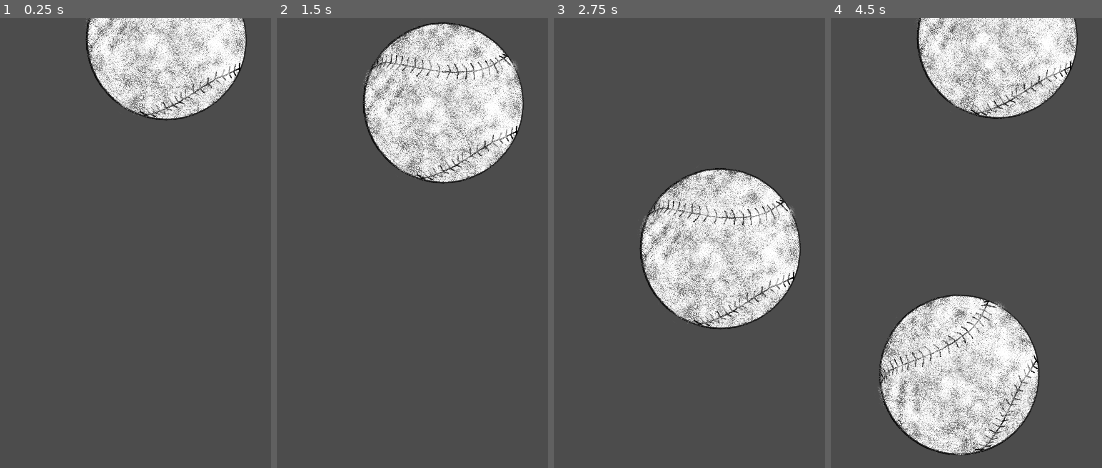
Above: before the commit, frames 1-4 (left to right).
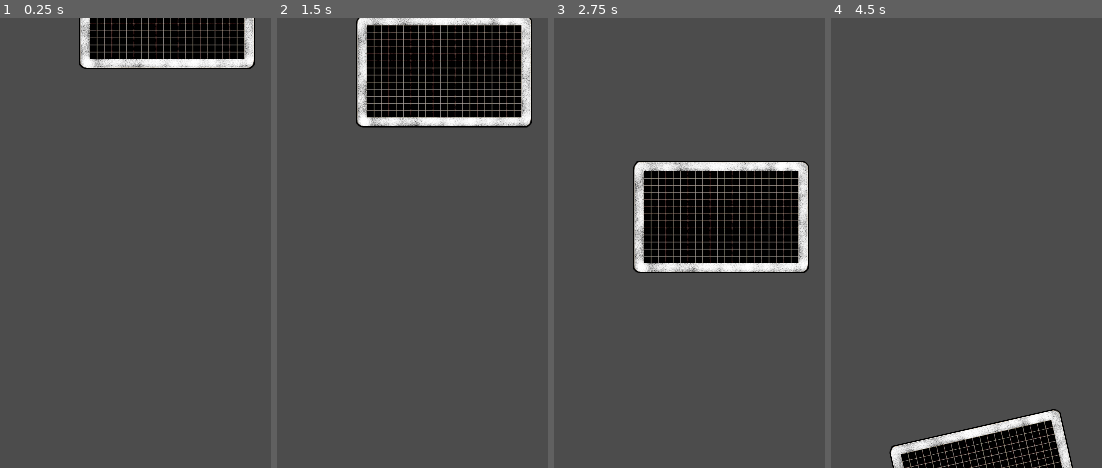
Above: after the commit, the same moments.

Repository: Giildo/game-jam-2023
Game: Godot game, scene res://main.tscn
Two runs of this game, one before a commit and one after it. Both use one fixed random seed, a clock stepped at 60 frames per second and the inputs below. The project has no main scene, so this scene is started directly. The engine's default icon, where the game draws it, is replaced by a stand-in: a white triangle on a blue panel in a dark square.
Inputs:
- Up to frame 1 (0.25 s): no input
- Up to frame 2 (1.5 s): no input
- Up to frame 3 (2.75 s): no input
- Up to frame 4 (4.5 s): no input

The runs differ from the first frame. In frame 1, 11% of the frame differs, in the area x 29-95%, y 0-23%; in frame 2, 20%; in frame 3, 20%; in frame 4, 31%, in the area x 17-92%, y 0-100%.

Commit message:
added smooth camera

Diff:
--- a/blocs/bloc.gd
+++ b/blocs/bloc.gd
@@ -20,6 +20,8 @@
 	connect("body_entered", self, "has_collision")
 
 func _integrate_forces(state):
+	applied_force = Vector2.ZERO
+	applied_torque = 0.0
 	if (controlled):
 		var velocity_h = Input.get_axis("p1_left", "p1_right")
 		var velocity_t = Input.get_axis("p1_top", "p1_bottom")
@@ -29,6 +31,7 @@
 		applied_torque = target_rotation * multi_rotate
 
 func stop_item():
+	collision_layer = 0b11
 	controlled = false
 	contact_monitor = false
 	contacts_reported = 0
--- /dev/null
+++ b/camera/smooth_camera.gd
@@ -0,0 +1,7 @@
+extends Camera2D
+
+var scroll_offset = 0.0
+
+func _on_Timer_timeout():
+	var height = get_viewport().size.y - $HeightEstimator.get_tower_distance_from_top()
+	position.y = -height - 500
--- /dev/null
+++ b/camera/smooth_camera.tscn
@@ -0,0 +1,19 @@
+[gd_scene load_steps=3 format=2]
+
+[ext_resource path="res://camera/smooth_camera.gd" type="Script" id=1]
+[ext_resource path="res://height_estimator.tscn" type="PackedScene" id=2]
+
+[node name="SmoothCamera" type="Camera2D"]
+anchor_mode = 0
+current = true
+smoothing_enabled = true
+script = ExtResource( 1 )
+
+[node name="HeightEstimator" parent="." instance=ExtResource( 2 )]
+position = Vector2( 1018, -1021 )
+
+[node name="Timer" type="Timer" parent="."]
+wait_time = 0.1
+autostart = true
+
+[connection signal="timeout" from="Timer" to="." method="_on_Timer_timeout"]
--- a/height_estimator.gd
+++ b/height_estimator.gd
@@ -4,18 +4,14 @@
 
 func _ready():
 	rays = get_children()
-	pass # Replace with function body.
 
 
-func get_tower_heigh() -> float:
-	var height_sum = 0.0
+func get_tower_distance_from_top() -> float:
+	var height_max = 99999999.0
 	for r in rays:
 		r = (r as RayCast2D)
 		r.force_raycast_update()
-		height_sum += r.get_collision_point().y
+		if r.is_colliding():
+			height_max = min(height_max, r.get_collision_point().y)
 
-	return height_sum / rays.size()
-
-# Called every frame. 'delta' is the elapsed time since the previous frame.
-#func _process(delta):
-#	pass
+	return height_max
--- a/height_estimator.tscn
+++ b/height_estimator.tscn
@@ -8,59 +8,71 @@
 [node name="RayCast2D4" type="RayCast2D" parent="."]
 position = Vector2( -591, -4 )
 enabled = true
-cast_to = Vector2( 0, 720 )
+cast_to = Vector2( 0, 2160 )
+collision_mask = 2
 
 [node name="RayCast2D5" type="RayCast2D" parent="."]
 position = Vector2( -489, -4 )
 enabled = true
-cast_to = Vector2( 0, 720 )
+cast_to = Vector2( 0, 2160 )
+collision_mask = 2
 
 [node name="RayCast2D6" type="RayCast2D" parent="."]
 position = Vector2( -375, -4 )
 enabled = true
-cast_to = Vector2( 0, 720 )
+cast_to = Vector2( 0, 2160 )
+collision_mask = 2
 
 [node name="RayCast2D7" type="RayCast2D" parent="."]
 position = Vector2( -281, -4 )
 enabled = true
-cast_to = Vector2( 0, 720 )
+cast_to = Vector2( 0, 2160 )
+collision_mask = 2
 
 [node name="RayCast2D8" type="RayCast2D" parent="."]
 position = Vector2( -167, -4 )
 enabled = true
-cast_to = Vector2( 0, 720 )
+cast_to = Vector2( 0, 2160 )
+collision_mask = 2
 
 [node name="RayCast2D9" type="RayCast2D" parent="."]
 position = Vector2( -69, -4 )
 enabled = true
-cast_to = Vector2( 0, 720 )
+cast_to = Vector2( 0, 2160 )
+collision_mask = 2
 
 [node name="RayCast2D10" type="RayCast2D" parent="."]
 position = Vector2( 45, -4 )
 enabled = true
-cast_to = Vector2( 0, 720 )
+cast_to = Vector2( 0, 2160 )
+collision_mask = 2
 
 [node name="RayCast2D11" type="RayCast2D" parent="."]
 position = Vector2( 147, -4 )
 enabled = true
-cast_to = Vector2( 0, 720 )
+cast_to = Vector2( 0, 2160 )
+collision_mask = 2
 
 [node name="RayCast2D12" type="RayCast2D" parent="."]
 position = Vector2( 261, -4 )
 enabled = true
-cast_to = Vector2( 0, 720 )
+cast_to = Vector2( 0, 2160 )
+collision_mask = 2
 
 [node name="RayCast2D13" type="RayCast2D" parent="."]
 position = Vector2( 384, -4 )
 enabled = true
-cast_to = Vector2( 0, 720 )
+cast_to = Vector2( 0, 2160 )
+collision_mask = 2
 
 [node name="RayCast2D14" type="RayCast2D" parent="."]
 position = Vector2( 486, -4 )
 enabled = true
-cast_to = Vector2( 0, 720 )
+cast_to = Vector2( 0, 2160 )
+collision_mask = 2
 
 [node name="RayCast2D15" type="RayCast2D" parent="."]
 position = Vector2( 600, -4 )
 enabled = true
-cast_to = Vector2( 0, 720 )
+cast_to = Vector2( 0, 2160 )
+collision_mask = 2
--- a/main.tscn
+++ b/main.tscn
@@ -1,9 +1,12 @@
-[gd_scene load_steps=3 format=2]
+[gd_scene load_steps=4 format=2]
 
 [ext_resource path="res://main.gd" type="Script" id=1]
 [ext_resource path="res://test_scene.tscn" type="PackedScene" id=2]
+[ext_resource path="res://camera/smooth_camera.tscn" type="PackedScene" id=3]
 
 [node name="Main" type="Node"]
 script = ExtResource( 1 )
 
 [node name="Node2D" parent="." instance=ExtResource( 2 )]
+
+[node name="SmoothCamera" parent="." instance=ExtResource( 3 )]
--- a/spawner.gd
+++ b/spawner.gd
@@ -24,15 +24,15 @@
 	CharactersType.STUDENT: [
 		{
 			"bloc": preload("res://blocs/student/ball.tscn"),
-			"proba": 1.5,
+			"proba": 0.0,
 		},
 		{
 			"bloc": preload("res://blocs/student/ruler.tscn"),
-			"proba": 4.0,
+			"proba": 0.0,
 		},
 		{
 			"bloc": preload("res://blocs/student/slate.tscn"),
-			"proba": 4.5,
+			"proba": 10.0,
 		},
 	],
 	CharactersType.TRANSLATOR: [
@@ -88,8 +88,9 @@
 func spawn() -> void:
 	var spawn_position = Vector2(
 		(get_viewport().size.x * (player_index + 1)) / (nb + 1),
-		 50
+		 -get_viewport().canvas_transform.origin.y
 	)
+	print(get_viewport().canvas_transform)
 	randomize()
 	current_block = get_block(rand_range(0, 10))
 	current_block.position = spawn_position
--- a/test_scene.tscn
+++ b/test_scene.tscn
@@ -7,6 +7,7 @@
 
 [node name="StaticBody2D" type="StaticBody2D" parent="."]
 position = Vector2( 960, 1025 )
+collision_layer = 3
 __meta__ = {
 "_edit_group_": true
 }
